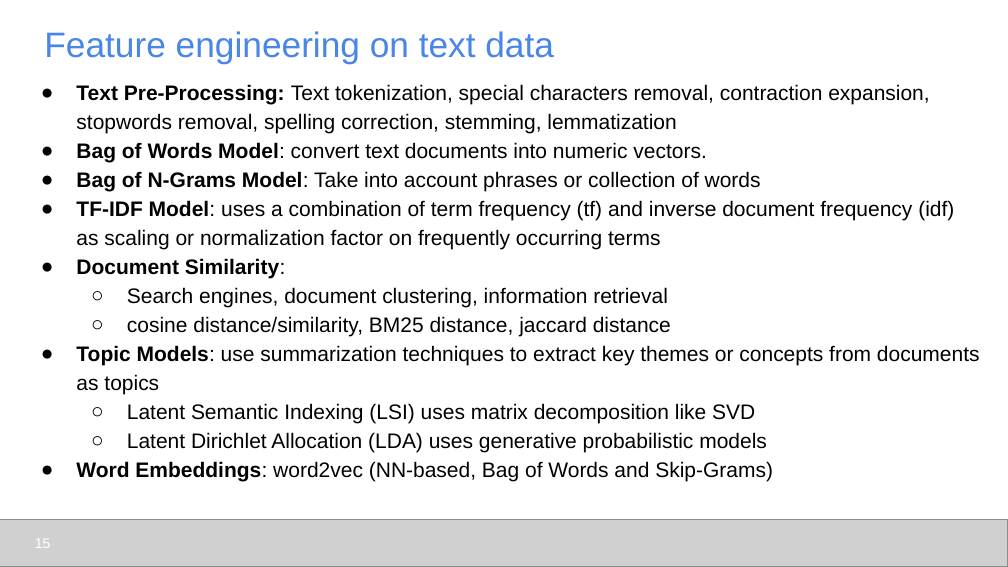
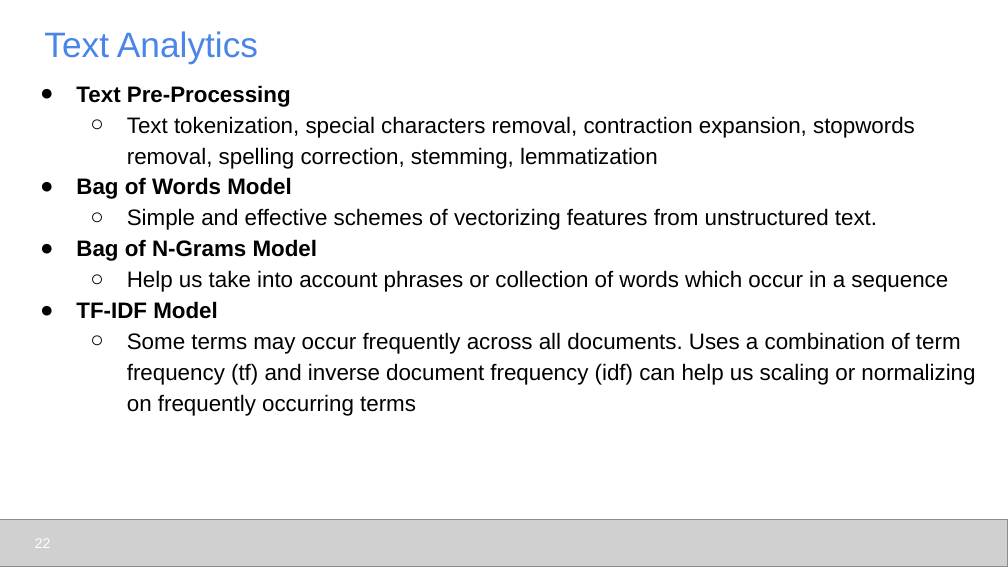
Before and after one commit to udel-cbcb/al_ml_workshop, a slide deck: slide 22 of Day_3/Lectures/Day_3_Lecture_Feature_Engineering_Scaling_Selection.pptx (slide 15 before the commit). Drawn at 1008x567 pixels with LibreOffice and Linux fonts; fonts in the diff are those of the drawing; grey boxes stand for pictures. Boxes give left, top, right and bottom in pixels: in the first picture for what was removed or moved away, otherwise in the second. Text is boxed around its words. In the diff, an @@ line names an element or a change of style, - is before the commit and + after.

```diff
--- a/Day_3/Lectures/Day_3_Lecture_Feature_Engineering_Scaling_Selection.pptx
+++ b/Day_3/Lectures/Day_3_Lecture_Feature_Engineering_Scaling_Selection.pptx
@@ title at box(44, 31, 258, 64): text changed @@
-Feature engineering on text data
+Text Analytics
@@ text at box(76, 85, 975, 416): text changed; size 15 to 16 pt @@
-● Text Pre-Processing: Text tokenization, special characters removal, contraction expansion, stopwords removal, spelling correction, stemming, lemmatization
-● Bag of Words Model: convert text documents into numeric vectors.
-● Bag of N-Grams Model: Take into account phrases or collection of words
-● TF-IDF Model: uses a combination of term frequency (tf) and inverse document frequency (idf) as scaling or normalization factor on frequently occurring terms
-● Document Similarity:
-  ○ Search engines, document clustering, information retrieval
-  ○ cosine distance/similarity, BM25 distance, jaccard distance
-● Topic Models: use summarization techniques to extract key themes or concepts from documents as topics
-  ○ Latent Semantic Indexing (LSI) uses matrix decomposition like SVD
-  ○ Latent Dirichlet Allocation (LDA) uses generative probabilistic models
-● Word Embeddings: word2vec (NN-based, Bag of Words and Skip-Grams)
+● Text Pre-Processing
+  ○ Text tokenization, special characters removal, contraction expansion, stopwords removal, spelling correction, stemming, lemmatization
+● Bag of Words Model
+  ○ Simple and effective schemes of vectorizing features from unstructured text.
+● Bag of N-Grams Model
+  ○ Help us take into account phrases or collection of words which occur in a sequence
+● TF-IDF Model
+  ○ Some terms may occur frequently across all documents. Uses a combination of term frequency (tf) and inverse document frequency (idf) can help us scaling or normalizing on frequently occurring terms
@@ page number at box(35, 539, 51, 548): text changed @@
-15
+22
```
Also in this commit, not shown: 13 other slides changed, 11 slides added, 4 slides removed, 8 other files.
